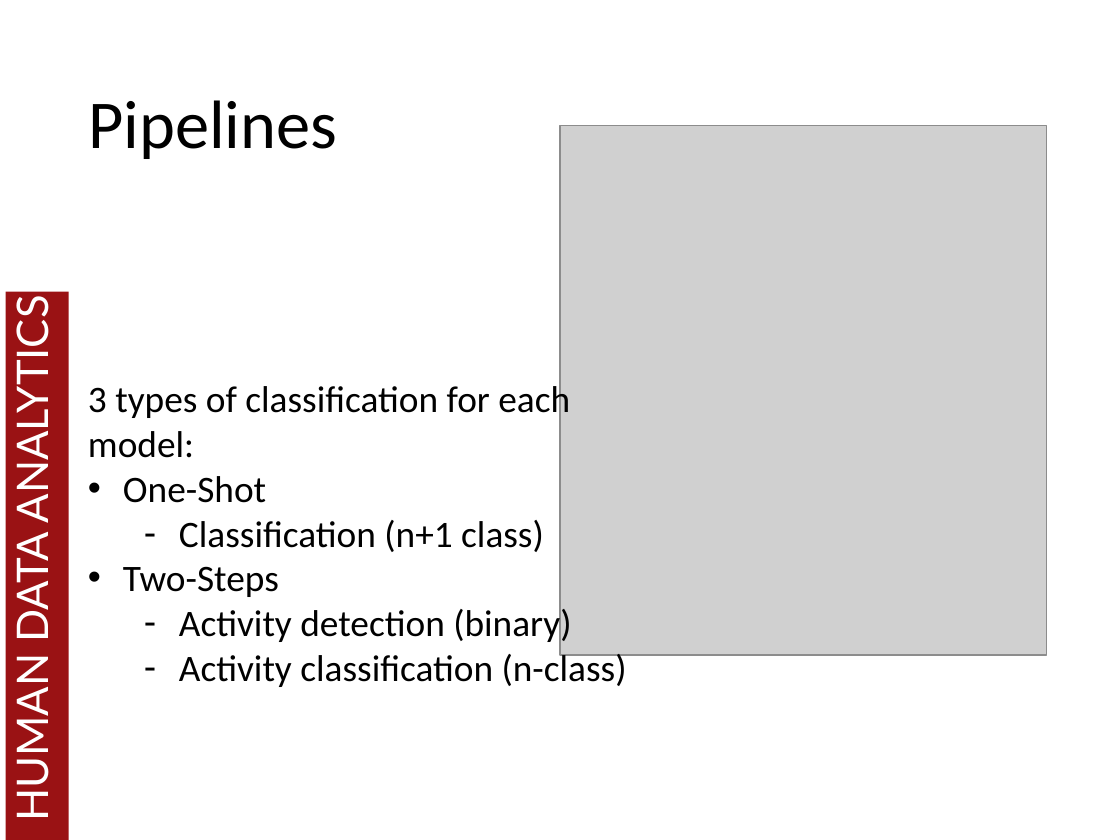
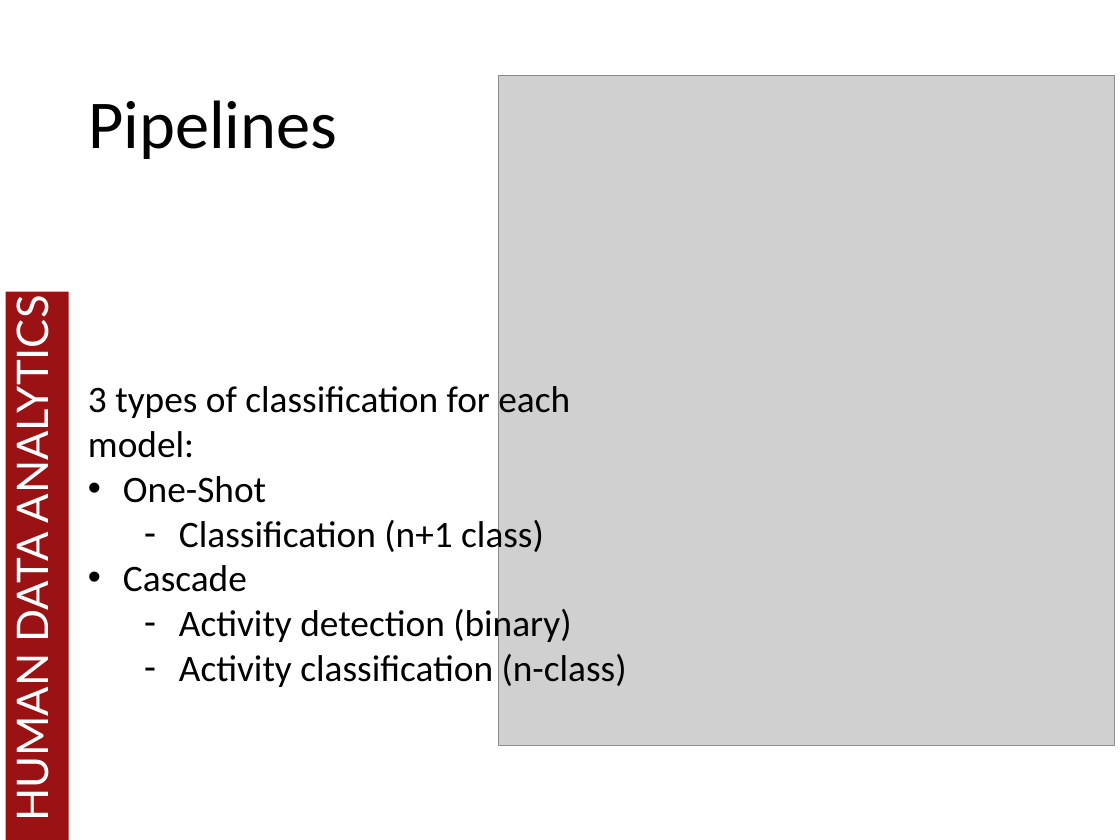
Before and after one commit to MatteoDrago/hda-project, a slide deck: slide 19 of presentation/HDA 2018.pptx. Drawn at 1120x840 pixels with LibreOffice and Linux fonts; fonts in the diff are those of the drawing; grey boxes stand for pictures; background and template pictures are left out. Boxes give left, top, right and bottom in pixels: in the first picture for what was removed or moved away, otherwise in the second. Text is boxed around its words. In the diff, an @@ line names an element or a change of style, - is before the commit and + after.

```diff
--- a/presentation/HDA 2018.pptx
+++ b/presentation/HDA 2018.pptx
@@ picture: place and size @@
-picture at [560,125,1046,654]
+picture at [498,76,1114,746]
@@ text at [123,565,247,592]: text changed @@
-• Two-Steps
+• Cascade
```
Also in this commit, not shown: 5 other slides changed, 2 slides added, 53 other files.
